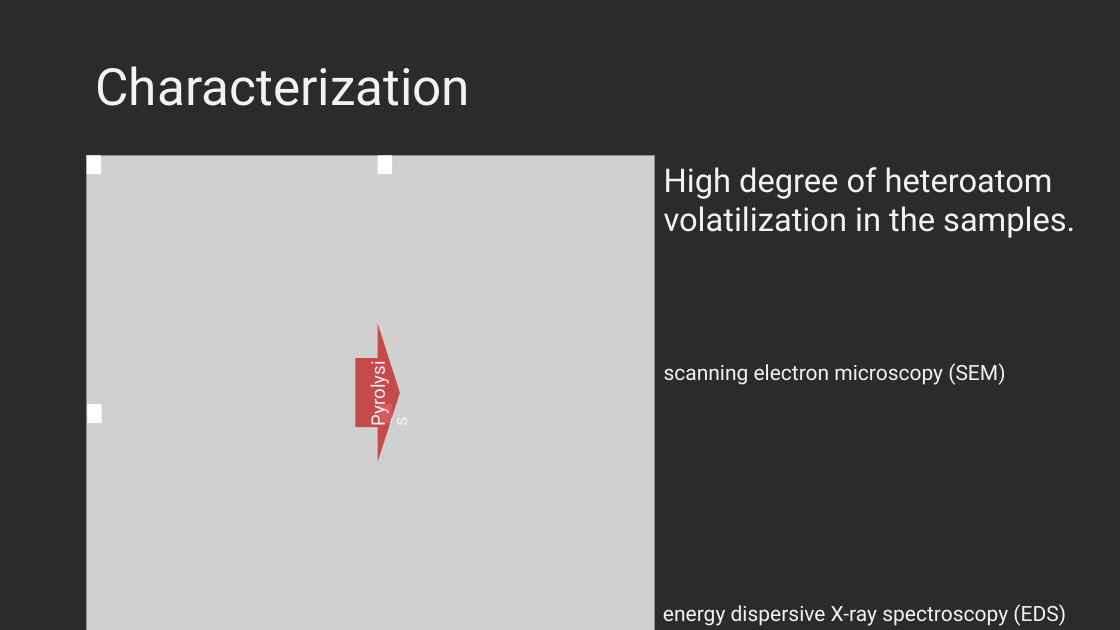
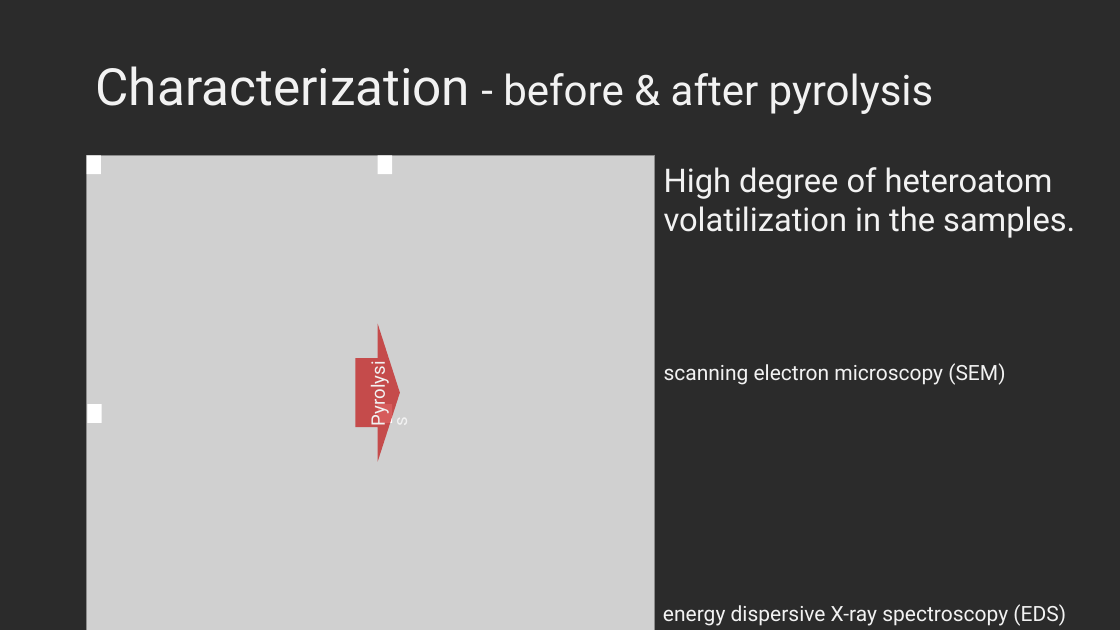
Before and after one commit to KiraSensei13/MNT_ITESM_Thesis, a slide deck: slide 5 of Shared_A01212611/Slides/GroupMeeting004_Pyrolysis_induced_shrinking.pptx. Drawn at 1120x630 pixels with LibreOffice and Linux fonts; fonts in the diff are those of the drawing; grey boxes stand for pictures; background and template pictures are left out; a plain dark background stands for a picture behind light text. Boxes give left, top, right and bottom in pixels: in the first picture for what was removed or moved away, otherwise in the second. Text is boxed around its words. In the diff, an @@ line names an element or a change of style, - is before the commit and + after.

```diff
--- a/Shared_A01212611/Slides/GroupMeeting004_Pyrolysis_induced_shrinking.pptx
+++ b/Shared_A01212611/Slides/GroupMeeting004_Pyrolysis_induced_shrinking.pptx
@@ title at [96, 66, 934, 114]: text changed; size 44 to 36 pt @@
-Characterization
+Characterization - before & after pyrolysis
```
Also in this commit, not shown: 7 other slides changed, 2 slides added, 2 slides removed.
